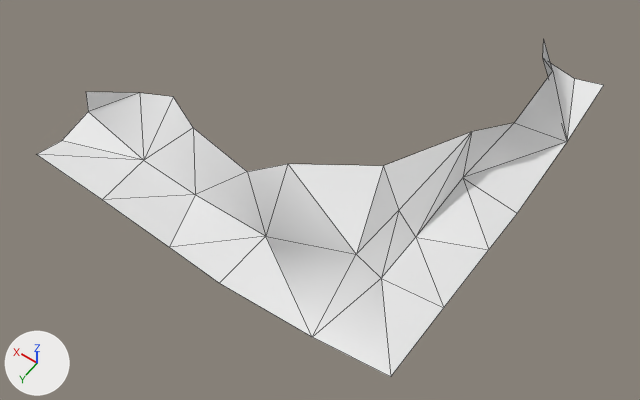
Before and after pictures for a commit that changed the glTF model Rogue-Robots/Assets/Models/ModularBlocks/CornerRoofHanging1_Col.gltf.
Rendered twice from a 50 mm lens placed at (-4.27, 6.19, 12.69), pointed at (-0.41, 0.78, 4.19). Every picture has the same lights, and +X, +Y and +Z are marked at lower left. Mesh edges are drawn as thin lines. Vertices at the same position are counted once.

Objects in the first picture: 'CornerRoofHanging1_Col'.
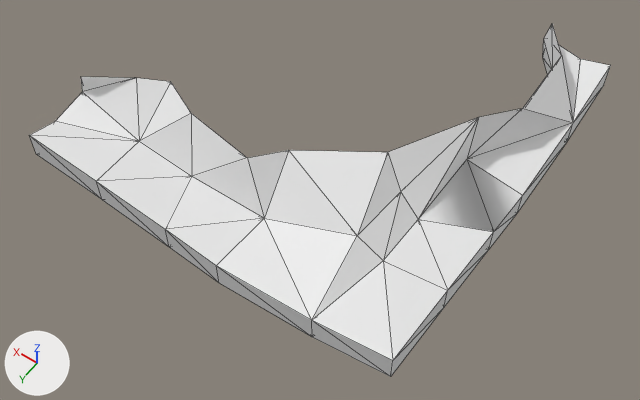
Where the change shows, as pixel boxes (x1, y1, x2, y2) in the pictures (640 x 400 px):
'CornerRoofHanging1_Col', reshaped
    before: (37, 42, 604, 377)
    after: (29, 24, 611, 377)
part 1 of me_scene_002, built on
    after: (29, 24, 611, 377)

The change in detail:
me_scene_002 is used by ob_cornerroofhanging1_col; location (0.0, 0.0, 0.0).
me_scene_002 had 34 vertices, 40 faces and spanned x -2.5..2.5, y -2.5..2.5, z 4.39..5.0.
me_scene_002 now has 68 vertices, 188 faces and spans x -2.5..2.5, y -2.5..2.5, z 4.39..5.34.
Part 1, on me_scene_002:
40 faces are deleted.
4 vertices are added at (-2.05, -0.92, 5.34), (-1.71, -0.51, 5.34), (-2.5, -0.28, 4.74), (-0.28, 2.5, 4.74).
21 new vertices lie (0.0, 0.0, 0.34) away from vertices in x -2.5..2.5, y -2.5..2.5, z 4.43..4.78.
9 new vertices lie (-0.07, 0.06, 0.34) away from vertices in x -1.95..2.5, y -2.5..1.59, z 5.0.
188 new faces join them.
